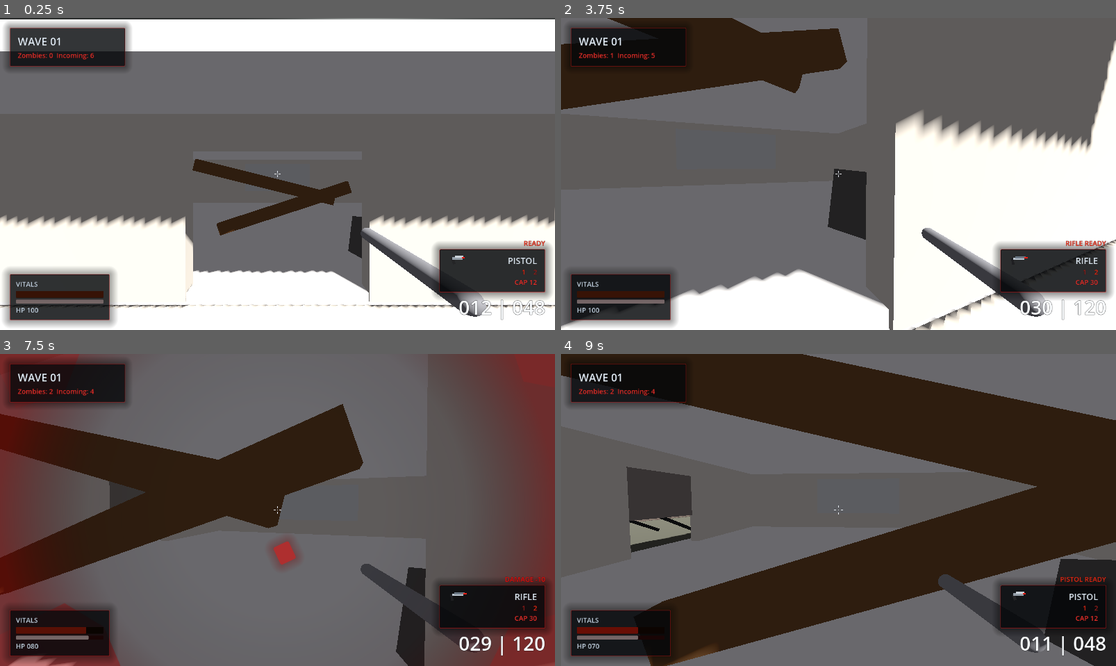
Above: before the commit, frames 1-4 (two rows, left to right).
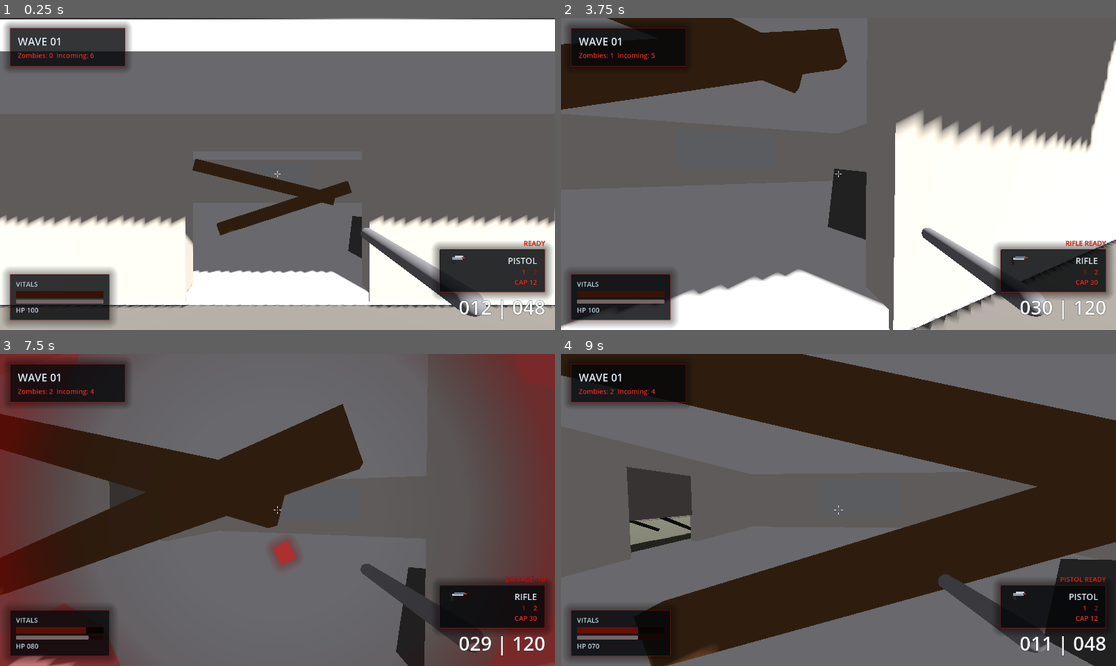
Above: after the commit, the same moments.

Repository: KernPhilipp/Dead-Zones
Game: Godot game, scene res://scenes/main.tscn
Same seed, same stepped clock (60 frames per second), same inputs: the game is played once before the commit and once after it.
Inputs (mouse positions are in pixels of both pictures, inside the frame that each line leads up to):
- Up to frame 1 (0.25 s): no input
- Up to frame 2 (3.75 s): move the mouse to (866, 174) at 0.52 s; hold W (move_forward) from 0.53 s (still down); click (866, 174) at 0.6 s; tap Space (jump) at 0.77, 1.52, 3.02 s; move the mouse to (810, 174) at 1.27 s; tap Mouse wheel down (weapon_next) at 1.35 s; move the mouse to (849, 167) at 2.02 s; tap Mouse wheel up (weapon_prev) at 2.1 s; move the mouse to (832, 180) at 2.77 s; tap 1 (weapon_slot_1) at 2.85 s; move the mouse to (877, 177) at 3.52 s; tap 2 (weapon_slot_2) at 3.6 s
- Up to frame 3 (7.5 s): tap Space (jump) at 3.77, 4.52, 6.02, 6.77 s; move the mouse to (233, 506) at 4.27 s; click (233, 506) at 4.35 s; move the mouse to (283, 510) at 5.02 s; tap Mouse wheel down (weapon_next) at 5.1 s; move the mouse to (255, 503) at 5.77 s; release W (move_forward) at 5.78 s; hold D (move_right) 5.78-6.53 s; tap Mouse wheel up (weapon_prev) at 5.85 s; move the mouse to (305, 510) at 6.52 s; hold W (move_forward) from 6.53 s (still down); tap 1 (weapon_slot_1) at 6.6 s; move the mouse to (249, 510) at 7.27 s; tap 2 (weapon_slot_2) at 7.35 s
- Up to frame 4 (9 s): tap Space (jump) at 7.52 s; move the mouse to (849, 503) at 8.02 s; click (849, 503) at 8.1 s; move the mouse to (832, 516) at 8.77 s; release W (move_forward) at 8.78 s; hold A (move_left) from 8.78 s (still down); tap Mouse wheel down (weapon_next) at 8.85 s

The runs differ from the first frame. In frame 1, 6.8% of the frame differs, in the area x 0-100%, y 91-100%; in frame 2, 3.2%; in frame 3, less than 0.1%; in frame 4, less than 0.1%.

Commit message:
steingrund

Diff:
--- a/scenes/lost_place_tower_house.tscn
+++ b/scenes/lost_place_tower_house.tscn
@@ -35,6 +35,20 @@
 albedo_color = Color(0.35, 0.34, 0.32, 1)
 roughness = 0.92
 
+[sub_resource type="StandardMaterial3D" id="StandardMaterial3D_stone_base"]
+albedo_color = Color(0.56, 0.54, 0.5, 1)
+metallic = 0.04
+roughness = 0.95
+
+[sub_resource type="StandardMaterial3D" id="StandardMaterial3D_stone_light"]
+albedo_color = Color(0.66, 0.64, 0.6, 1)
+metallic = 0.03
+roughness = 0.93
+
+[sub_resource type="StandardMaterial3D" id="StandardMaterial3D_stone_joint"]
+albedo_color = Color(0.35, 0.34, 0.32, 1)
+roughness = 0.98
+
 [node name="LostPlaceTowerHouse" type="Node3D"]
 
 [node name="Base" type="Node3D" parent="."]
@@ -45,7 +59,129 @@
 collision_layer = 4
 collision_mask = 0
 size = Vector3(12.4, 0.5, 10.4)
-material = SubResource("StandardMaterial3D_concrete")
+material = SubResource("StandardMaterial3D_stone_base")
+
+[node name="FoundationStoneFacing" type="Node3D" parent="Base"]
+
+[node name="StoneNorthLower" type="CSGBox3D" parent="Base/FoundationStoneFacing"]
+position = Vector3(0, 0.11, -5.24)
+use_collision = false
+size = Vector3(12.1, 0.18, 0.08)
+material = SubResource("StandardMaterial3D_stone_light")
+
+[node name="StoneNorthUpper" type="CSGBox3D" parent="Base/FoundationStoneFacing"]
+position = Vector3(0, 0.36, -5.24)
+use_collision = false
+size = Vector3(12.1, 0.18, 0.08)
+material = SubResource("StandardMaterial3D_stone_base")
+
+[node name="StoneNorthJointA" type="CSGBox3D" parent="Base/FoundationStoneFacing"]
+position = Vector3(-3.8, 0.24, -5.24)
+use_collision = false
+size = Vector3(0.09, 0.44, 0.09)
+material = SubResource("StandardMaterial3D_stone_joint")
+
+[node name="StoneNorthJointB" type="CSGBox3D" parent="Base/FoundationStoneFacing"]
+position = Vector3(0.25, 0.24, -5.24)
+use_collision = false
+size = Vector3(0.09, 0.44, 0.09)
+material = SubResource("StandardMaterial3D_stone_joint")
+
+[node name="StoneNorthJointC" type="CSGBox3D" parent="Base/FoundationStoneFacing"]
+position = Vector3(4.05, 0.24, -5.24)
+use_collision = false
+size = Vector3(0.09, 0.44, 0.09)
+material = SubResource("StandardMaterial3D_stone_joint")
+
+[node name="StoneSouthLower" type="CSGBox3D" parent="Base/FoundationStoneFacing"]
+position = Vector3(0, 0.11, 5.24)
+use_collision = false
+size = Vector3(12.1, 0.18, 0.08)
+material = SubResource("StandardMaterial3D_stone_base")
+
+[node name="StoneSouthUpper" type="CSGBox3D" parent="Base/FoundationStoneFacing"]
+position = Vector3(0, 0.36, 5.24)
+use_collision = false
+size = Vector3(12.1, 0.18, 0.08)
+material = SubResource("StandardMaterial3D_stone_light")
+
+[node name="StoneSouthJointA" type="CSGBox3D" parent="Base/FoundationStoneFacing"]
+position = Vector3(-4.2, 0.24, 5.24)
+use_collision = false
+size = Vector3(0.09, 0.44, 0.09)
+material = SubResource("StandardMaterial3D_stone_joint")
+
+[node name="StoneSouthJointB" type="CSGBox3D" parent="Base/FoundationStoneFacing"]
+position = Vector3(-0.15, 0.24, 5.24)
+use_collision = false
+size = Vector3(0.09, 0.44, 0.09)
+material = SubResource("StandardMaterial3D_stone_joint")
+
+[node name="StoneSouthJointC" type="CSGBox3D" parent="Base/FoundationStoneFacing"]
+position = Vector3(3.75, 0.24, 5.24)
+use_collision = false
+size = Vector3(0.09, 0.44, 0.09)
+material = SubResource("StandardMaterial3D_stone_joint")
+
+[node name="StoneWestLower" type="CSGBox3D" parent="Base/FoundationStoneFacing"]
+position = Vector3(-6.24, 0.11, 0)
+use_collision = false
+size = Vector3(0.08, 0.18, 10.1)
+material = SubResource("StandardMaterial3D_stone_light")
+
+[node name="StoneWestUpper" type="CSGBox3D" parent="Base/FoundationStoneFacing"]
+position = Vector3(-6.24, 0.36, 0)
+use_collision = false
+size = Vector3(0.08, 0.18, 10.1)
+material = SubResource("StandardMaterial3D_stone_base")
+
+[node name="StoneWestJointA" type="CSGBox3D" parent="Base/FoundationStoneFacing"]
+position = Vector3(-6.24, 0.24, -3.4)
+use_collision = false
+size = Vector3(0.09, 0.44, 0.09)
+material = SubResource("StandardMaterial3D_stone_joint")
+
+[node name="StoneWestJointB" type="CSGBox3D" parent="Base/FoundationStoneFacing"]
+position = Vector3(-6.24, 0.24, 0.2)
+use_collision = false
+size = Vector3(0.09, 0.44, 0.09)
+material = SubResource("StandardMaterial3D_stone_joint")
+
+[node name="StoneWestJointC" type="CSGBox3D" parent="Base/FoundationStoneFacing"]
+position = Vector3(-6.24, 0.24, 3.8)
+use_collision = false
+size = Vector3(0.09, 0.44, 0.09)
+material = SubResource("StandardMaterial3D_stone_joint")
+
+[node name="StoneEastLower" type="CSGBox3D" parent="Base/FoundationStoneFacing"]
+position = Vector3(6.24, 0.11, 0)
+use_collision = false
+size = Vector3(0.08, 0.18, 10.1)
+material = SubResource("StandardMaterial3D_stone_base")
+
+[node name="StoneEastUpper" type="CSGBox3D" parent="Base/FoundationStoneFacing"]
+position = Vector3(6.24, 0.36, 0)
+use_collision = false
+size = Vector3(0.08, 0.18, 10.1)
+material = SubResource("StandardMaterial3D_stone_light")
+
+[node name="StoneEastJointA" type="CSGBox3D" parent="Base/FoundationStoneFacing"]
+position = Vector3(6.24, 0.24, -3.8)
+use_collision = false
+size = Vector3(0.09, 0.44, 0.09)
+material = SubResource("StandardMaterial3D_stone_joint")
+
+[node name="StoneEastJointB" type="CSGBox3D" parent="Base/FoundationStoneFacing"]
+position = Vector3(6.24, 0.24, -0.2)
+use_collision = false
+size = Vector3(0.09, 0.44, 0.09)
+material = SubResource("StandardMaterial3D_stone_joint")
+
+[node name="StoneEastJointC" type="CSGBox3D" parent="Base/FoundationStoneFacing"]
+position = Vector3(6.24, 0.24, 3.4)
+use_collision = false
+size = Vector3(0.09, 0.44, 0.09)
+material = SubResource("StandardMaterial3D_stone_joint")
 
 [node name="GroundSlab" type="CSGBox3D" parent="Base"]
 position = Vector3(0, 0.59, 0)
Not shown: 1 places in scenes/lost_place_tower_house.tscn that only renumber resources
